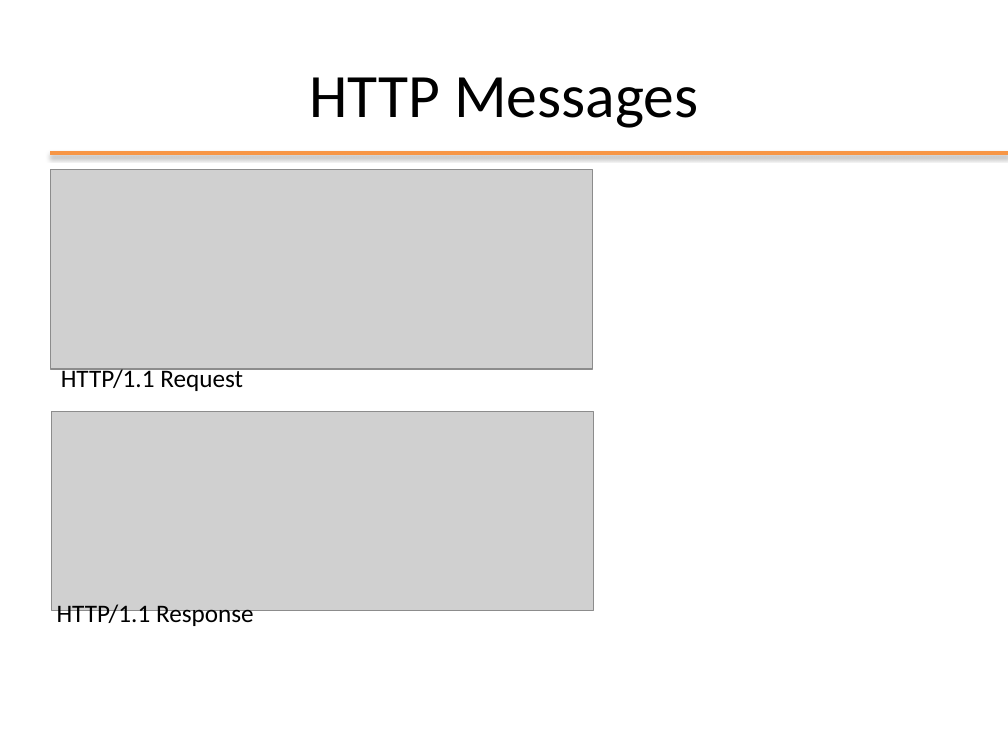
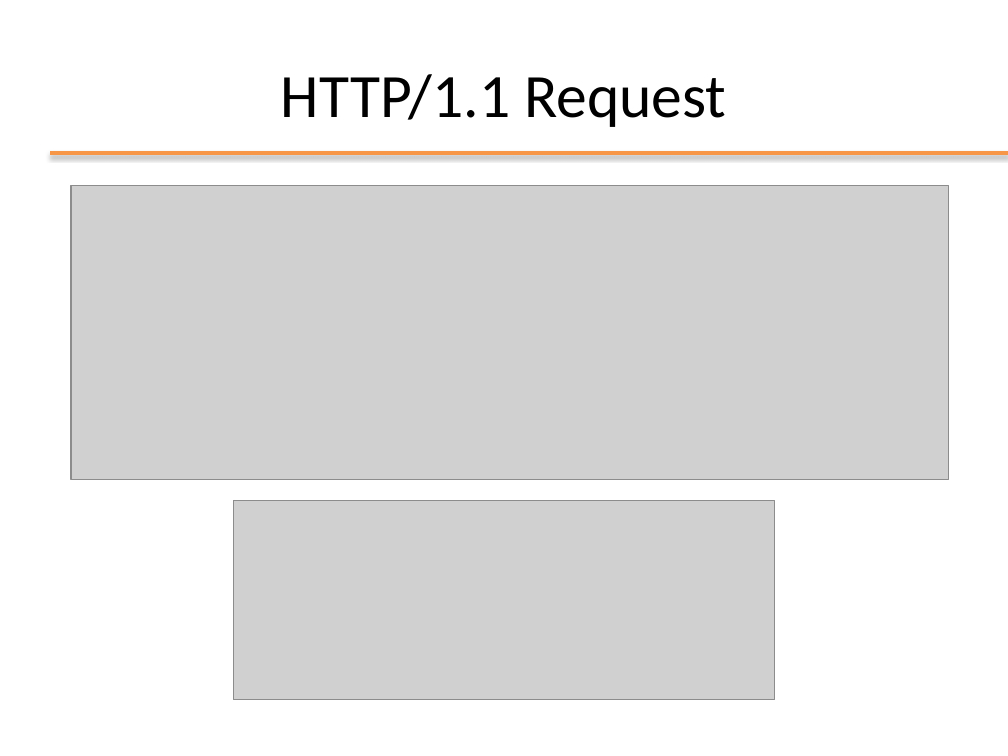
Before and after one commit to Andrea99-beep/ooprogramming, a slide deck: slide 7 of slides/ppt/09_REST.pptx (slide 6 before the commit). Drawn at 1008x756 pixels with LibreOffice and Linux fonts; fonts in the diff are those of the drawing; grey boxes stand for pictures; background and template pictures are left out. Boxes give left, top, right and bottom in pixels: in the first picture for what was removed or moved away, otherwise in the second. Text is boxed around its words. In the diff, an @@ line names an element or a change of style, - is before the commit and + after.

```diff
--- a/slides/ppt/09_REST.pptx
+++ b/slides/ppt/09_REST.pptx
@@ title at (281, 74, 726, 127): text changed @@
-HTTP Messages
+HTTP/1.1 Request
@@ picture added at (71, 185, 948, 480) @@
@@ text removed at (61, 366, 243, 391) @@
-HTTP/1.1 Request
@@ picture removed at (51, 411, 594, 610) @@
@@ picture: place and size @@
-picture at (50, 169, 593, 369)
+picture at (233, 500, 775, 700)
@@ text removed at (57, 604, 254, 628) @@
-HTTP/1.1 Response
```
Also in this commit, not shown: 13 other slides changed, 2 slides added, 2 slides removed, 18 other files.
